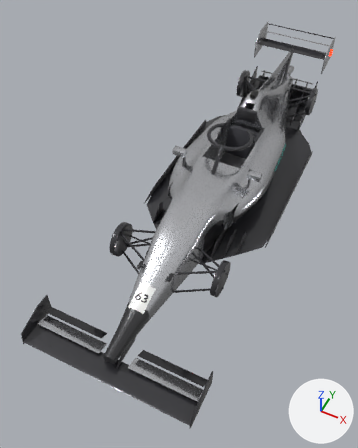
What one commit did to the Blender file content/cars/murcetes-amd-w17/murcetes_w17.blend.
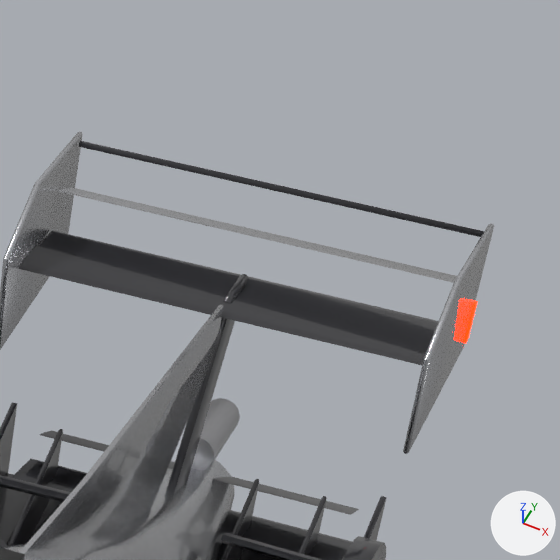
Old and new are each drawn whole from a 50 mm lens placed at (1.52, -4.46, 4.47), pointed at (-0.25, -0.93, 0.05) and again close up on the part from 71% to 97% of the width and 0% to 20% of the height. Arrows for +X, +Y and +Z are at lower right; the lights stay in place. The first two pictures are the older version.

The first close-up shows 'murcetes_w17'.
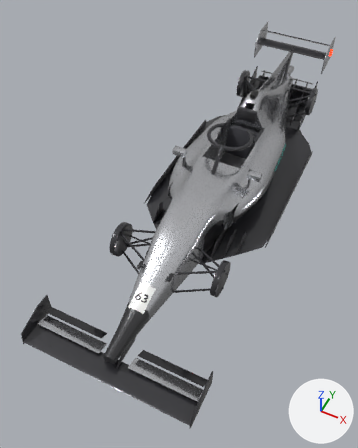
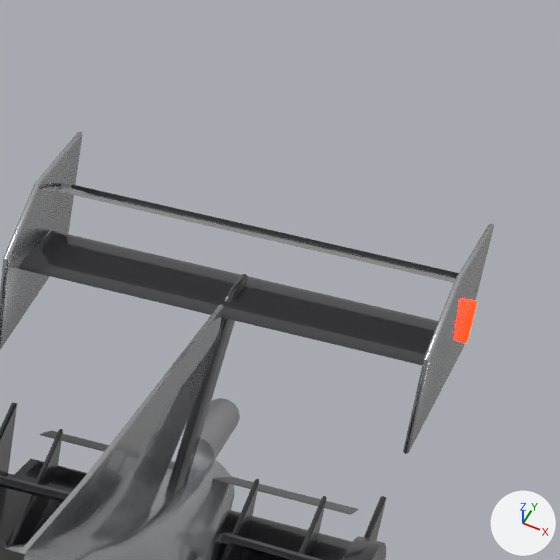
Location of each change, [x1, y1, x2, y2] in pixels of the close-ups (560 x 560 px):
part 1 of me_murcetes_w17, added: after [71, 184, 459, 276]
part 2 of me_murcetes_w17, deleted: before [79, 141, 484, 237]
part 3 of me_murcetes_w17, added: after [18, 188, 457, 365]

What changed in the scene script:
```text
Change me_murcetes_w17:
    used by ob_murcetes_w17; location = (0.0, 0.0, 0.0)
    remove me_murcetes_w17.from_pydata(...)  # 23715 vertices, 22374 faces; spans x -0.91..0.91, y -3.02..2.56, z 0.0..1.01
    add me_murcetes_w17.from_pydata(...)  # 24993 vertices, 23661 faces; spans x -0.91..0.91, y -3.02..2.56, z 0.0..1.01
    me_murcetes_w17 part 1: a new loose piece of 164 vertices spanning x -0.5..0.5, y 2.52..2.53, z 0.82..0.84, in mat_car_carbon (dark grey #303035)
    me_murcetes_w17 part 2: the loose piece of 56 vertices spanning x -0.5..0.5, y 2.54..2.55, z 0.93..0.94 is deleted
    me_murcetes_w17 part 3: 1170 vertices added at x -0.44..0.44, y 2.16..2.53, z 0.77..0.87
```
